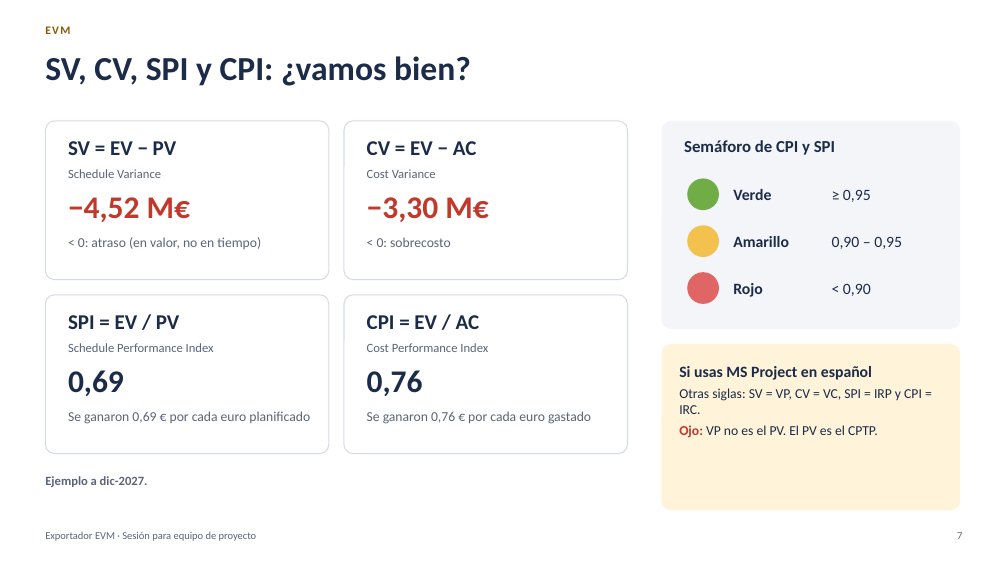
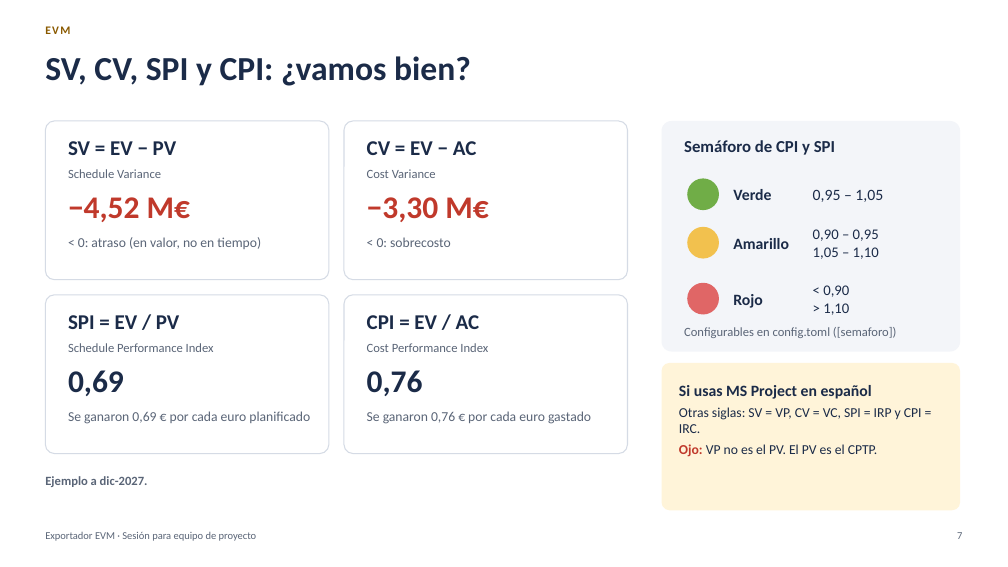
Before and after one commit to MarceloSalazar/evm-automation, a slide deck: slide 7 of docs/presentacion-jefes-de-proyecto.pptx. Drawn at 1008x567 pixels with LibreOffice and Linux fonts; fonts in the diff are those of the drawing. Boxes give left, top, right and bottom in pixels: in the first picture for what was removed or moved away, otherwise in the second. Text is boxed around its words. In the diff, an @@ line names an element or a change of style, - is before the commit and + after.

Commit message:
Semáforo con umbrales inferiores y superiores; presentación actualizada
- [semaforo]: umbrales comunes de CPI y SPI rojo_inferior, amarillo_inferior,
  amarillo_superior y rojo_superior (0,90 / 0,95 / 1,05 / 1,10). rojo y
  amarillo siguen siendo válidos como nombres de los umbrales inferiores.
- Resumen, Indicadores EDT, Cuadro de Mando y Análisis de desviaciones marcan
  en amarillo o rojo los índices por debajo y por encima del rango verde. El
  TCPI sigue usando solo los umbrales inferiores.
- El Cuadro de Mando muestra la escala del semáforo con los umbrales del libro,
  y el gráfico de CPI y SPI tiene las bandas superiores (sin repetir la
  leyenda; las series llevan caché vacía para que Excel respete las entradas de
  leyenda eliminadas).
- Análisis de desviaciones: lista los paquetes fuera del rango verde, por debajo
  o por encima; el semáforo de cada fila usa el índice más alejado.
- Los umbrales se guardan en _meta. Las bandas nuevas usan columnas nuevas de la
  hoja _graficos, para que actualizar siga recreando los gráficos de libros
  anteriores.
- Documentación, capturas y presentación (36 diapositivas, PowerPoint y PDF):
  semáforo, comando analizar y nueva diapositiva de análisis de desviaciones.

```diff
--- a/docs/presentacion-jefes-de-proyecto.pptx
+++ b/docs/presentacion-jefes-de-proyecto.pptx
@@ rounded rectangle: place and size @@
-rounded rectangle at bbox=[662, 121, 960, 329]
+rounded rectangle at bbox=[662, 121, 960, 352]
@@ text at bbox=[813, 189, 883, 202]: text changed @@
-≥ 0,95
+0,95 – 1,05
@@ text at bbox=[813, 229, 879, 241]: size 15 to 14 pt in "0,90 – 0,95" @@
@@ text "0,90 – 0,95": place and size @@
-text "0,90 – 0,95" at bbox=[832, 236, 902, 249]
+text "0,90 – 0,95" at bbox=[813, 229, 879, 259]
@@ text at bbox=[813, 247, 879, 259]: paragraph added @@
+1,05 – 1,10
@@ ellipse: place and size @@
-ellipse at bbox=[687, 272, 719, 304]
+ellipse at bbox=[687, 283, 719, 315]
@@ text "Rojo": place and size @@
-text "Rojo" at bbox=[733, 283, 763, 297]
+text "Rojo" at bbox=[733, 294, 763, 308]
@@ text "< 0,90": place and size @@
-text "< 0,90" at bbox=[843, 284, 871, 296]
+text "< 0,90" at bbox=[823, 285, 849, 315]
@@ text at bbox=[823, 285, 849, 297]: size 15 to 14 pt in "< 0,90" @@
@@ text added at bbox=[684, 327, 897, 338], 12 pt, text #5A6577 @@
+Configurables en config.toml ([semaforo])
@@ text at bbox=[823, 303, 849, 315]: paragraph added @@
+> 1,10
@@ rounded rectangle "Si usas MS Project en ...": place and size @@
-rounded rectangle "Si usas MS Project en ..." at bbox=[662, 344, 960, 510]
+rounded rectangle "Si usas MS Project en ..." at bbox=[662, 363, 960, 510]
```
Also in this commit, not shown: 8 other slides changed, 1 slide added, 29 other files.
